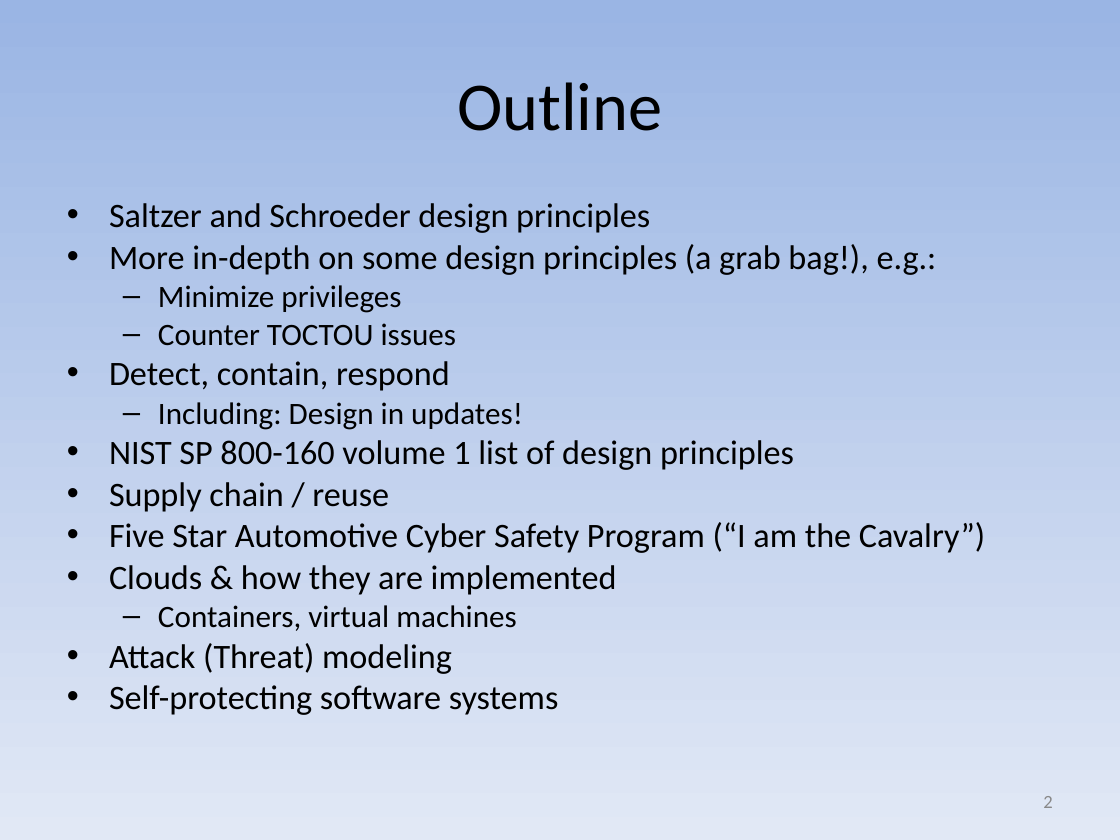
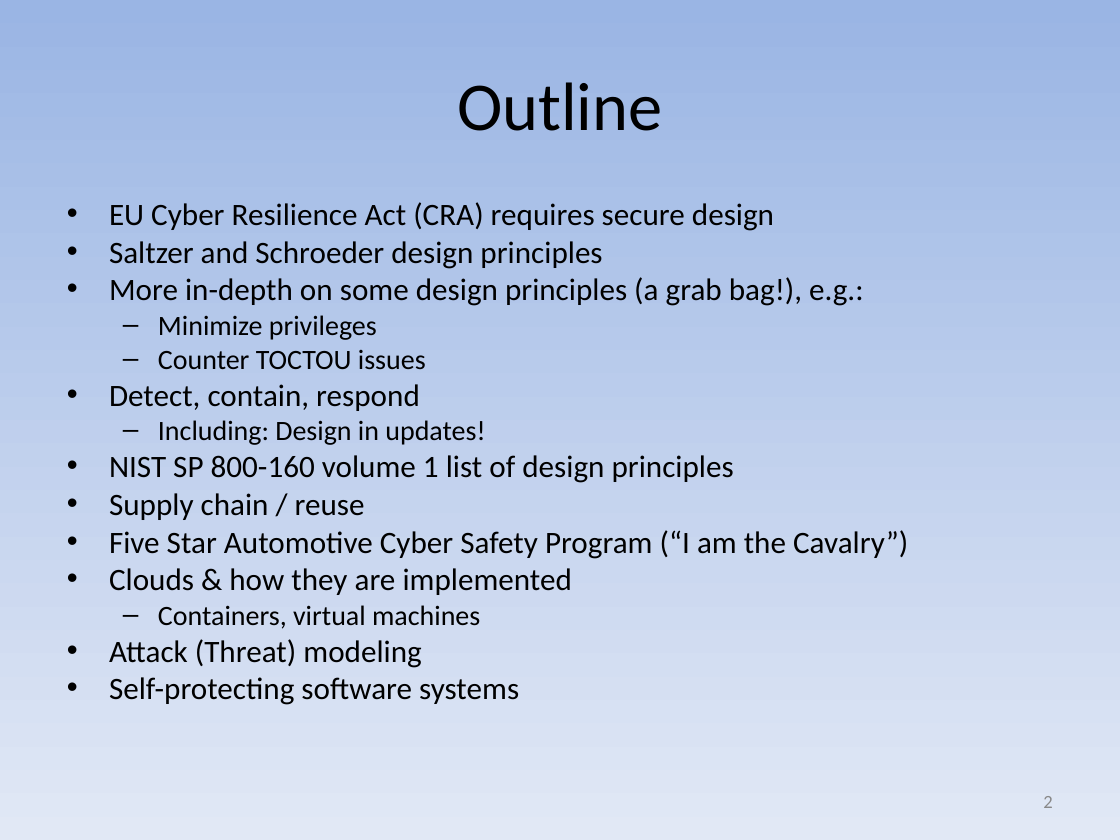
Before and after one commit to david-a-wheeler/david-a-wheeler.github.io, a slide deck: slide 2 of secure-class/presentations/Secure-Software-4-Design.ppt. Drawn at 1120x840 pixels with LibreOffice and Linux fonts; fonts in the diff are those of the drawing. Boxes give left, top, right and bottom in pixels: in the first picture for what was removed or moved away, otherwise in the second. Text is boxed around its words. In the diff, an @@ line names an element or a change of style, - is before the commit and + after.

```diff
--- a/secure-class/presentations/Secure-Software-4-Design.ppt
+++ b/secure-class/presentations/Secure-Software-4-Design.ppt
@@ text at (109, 202, 774, 231): paragraph added @@
+• EU Cyber Resilience Act (CRA) requires secure design
@@ text at (109, 241, 908, 705): size 22 to 20 pt in "Saltzer and Schroeder design principles", "More in-depth on some design principles (a ...", "Detect, contain, respond", "NIST SP 800-160 volume 1 list of ..." and 5 more places; size 20 to 18 pt in "Minimize privileges", "Counter TOCTOU issues", "Including: Design in updates!", "Containers, virtual machines" @@
```
Also in this commit, not shown: 1 other slide changed, 1 slide added.
